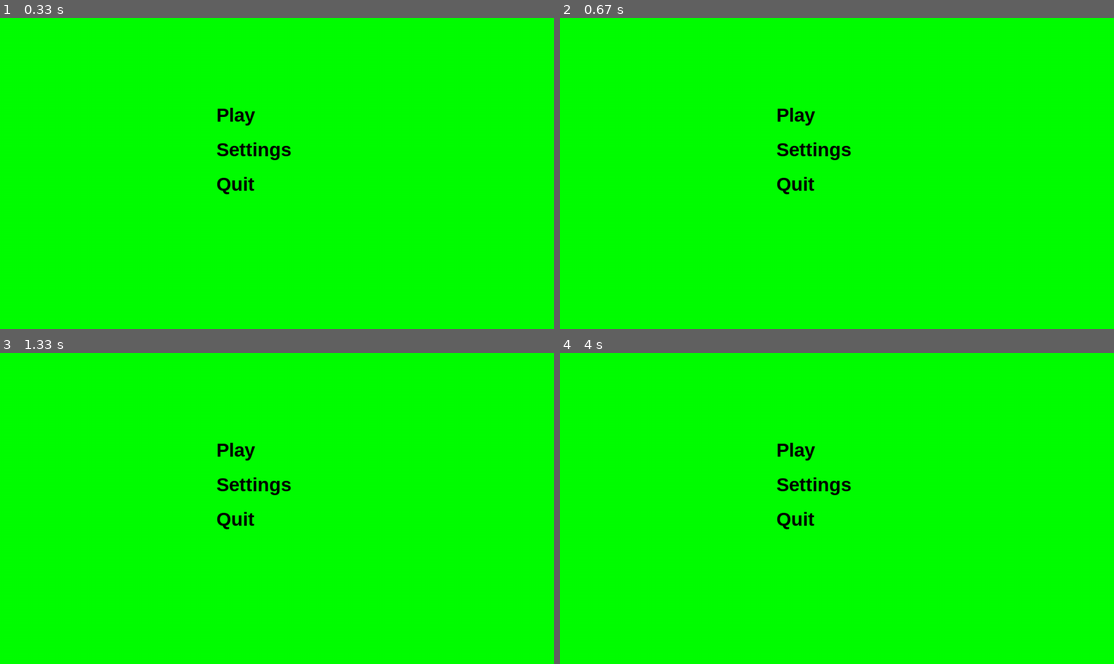
Above: before the commit, frames 1-4 (two rows, left to right).
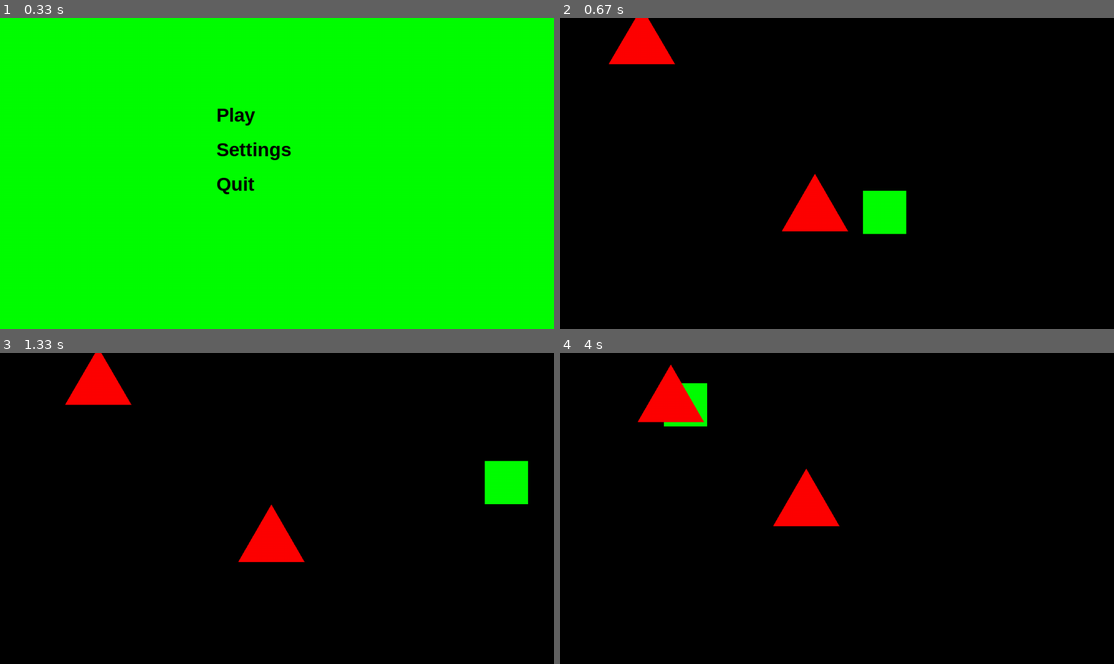
Above: after the commit, the same moments.

Repository: surfaceofbacon/pygame_rpg
Game: pygame game, started from Main/main.py
Two runs of this game, one before a commit and one after it. Both use one fixed random seed, a clock stepped at 60 frames per second and the inputs below.
Inputs:
- Up to frame 1 (0.33 s): no input
- Up to frame 2 (0.67 s): click "Play" at 0.38 s
- Up to frame 3 (1.33 s): hold D 0.67-1.13 s; hold W from 1.17 s (still down)
- Up to frame 4 (4 s): release W at 1.47 s; hold A 1.5-1.97 s; hold A 2-2.53 s; hold S 2.57-2.87 s; hold A 2.9-3.3 s; hold W 3.33-3.7 s; hold D from 3.73 s (still down)

Frame 1 is identical in both runs. In frame 2, 99% of the frame differs, in the area x 0-100%, y 0-100%; in frame 3, 99%; in frame 4, 99%.

Commit message:
refactored

Diff:
--- a/Actions/actions.py
+++ b/Actions/actions.py
@@ -1,8 +1,7 @@
 import pygame
 import math
-import attack
+from Actions import attack, check_ticks
 from Entities import enemies, weapons
-import check_ticks
 
 def check_actions_hero(event, player_position: tuple):
     for enemy in enemies.enemies_list:
--- a/Actions/attack.py
+++ b/Actions/attack.py
@@ -1,4 +1,4 @@
-import dice
+from Actions import dice
 from Entities import enemies
 from Main import colors
 
--- a/Entities/enemies.py
+++ b/Entities/enemies.py
@@ -2,7 +2,7 @@
 
 from Main import colors
 from Actions import draw_shape
-import player
+from Entities import player
 
 triangle_tick_speed = 5
 triangle_color = colors.red
--- a/Entities/weapons.py
+++ b/Entities/weapons.py
@@ -1,5 +1,4 @@
 import pygame
-import weapons
 from Entities import player
 from Main import window, colors
 import math
--- a/Main/main.py
+++ b/Main/main.py
@@ -1,10 +1,8 @@
 import pygame
 from Actions import actions
-import boolean
-import window_refresh
 from Menu import menu_nav
 from Entities import player
-import reset
+from Main import reset, window_refresh, boolean
 
 
 def main():    # the main function that draws the window and allows for functionality
--- a/Main/window_refresh.py
+++ b/Main/window_refresh.py
@@ -1,8 +1,7 @@
 import pygame
-import reset
+from Main import reset, boolean
 from Main import window
 from Menu import pause, play_Screen, settings_menu, start_menu
-import boolean
 from Entities import enemies, player, weapons, movement
 
 
--- a/Menu/menu_nav.py
+++ b/Menu/menu_nav.py
@@ -1,8 +1,6 @@
 import pygame
 
-import start_menu
-import settings_menu
-import pause
+from Menu import start_menu, settings_menu, pause
 from Main import boolean, colors, reset
 from Entities import player
 
Not shown, added: .gitignore
